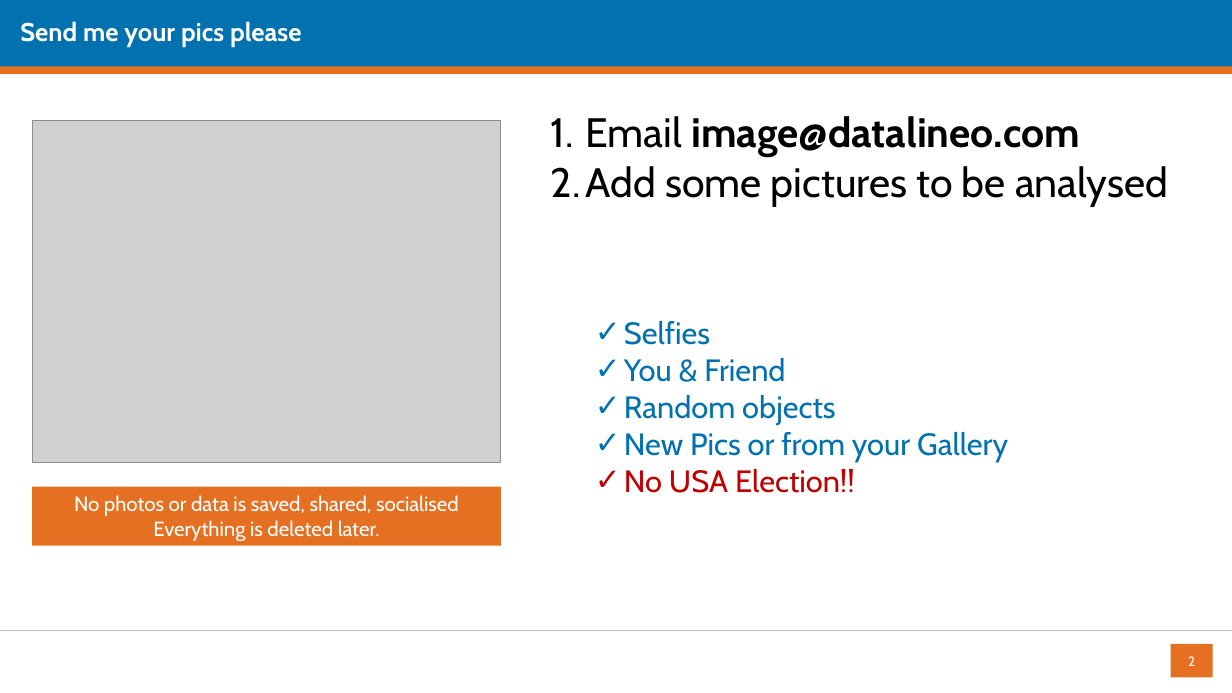
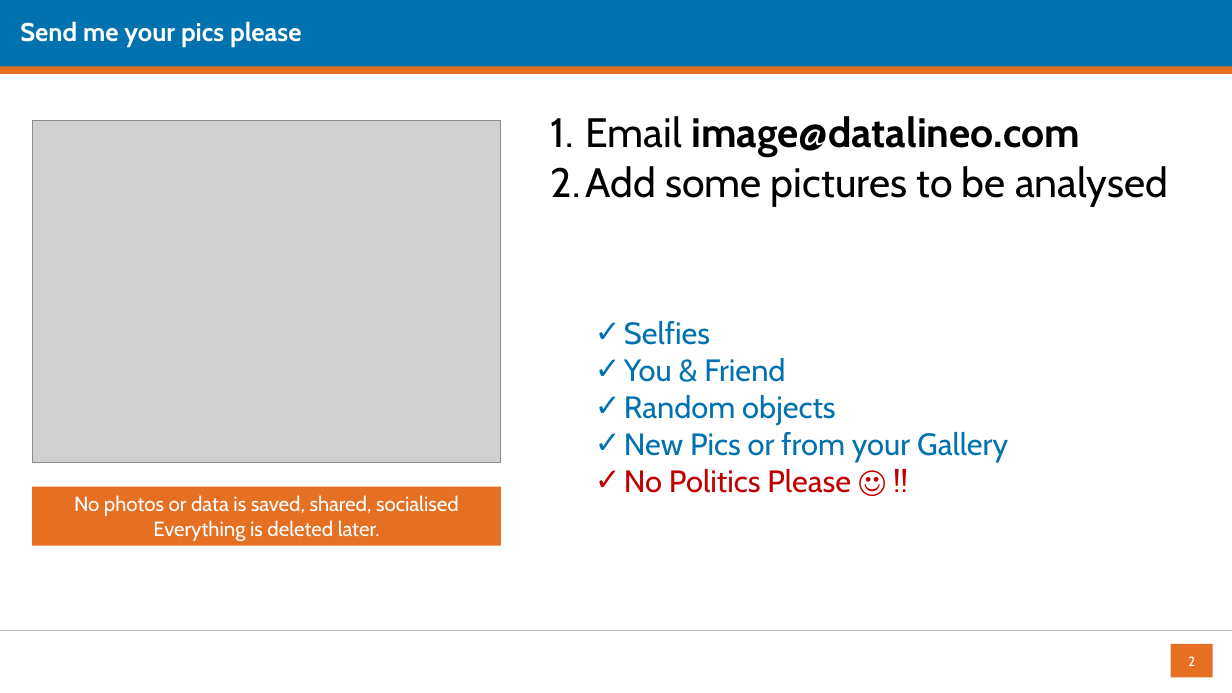
Before and after one commit to datalineo/sessions, a slide deck: slide 2 of Power Automate Image Analytics/Power Automate Image Analytics.pptx. Drawn at 1232x693 pixels with LibreOffice and Linux fonts; fonts in the diff are those of the drawing; grey boxes stand for pictures; background and template pictures are left out. Boxes give left, top, right and bottom in pixels: in the first picture for what was removed or moved away, otherwise in the second. Text is boxed around its words. In the diff, an @@ line names an element or a change of style, - is before the commit and + after.

```diff
--- a/Power Automate Image Analytics/Power Automate Image Analytics.pptx
+++ b/Power Automate Image Analytics/Power Automate Image Analytics.pptx
@@ text at box(624, 469, 851, 493): text changed @@
-✓ No USA Election!!
+✓ No Politics Please ☺ !!
```
Also in this commit, not shown: 3 other files.
